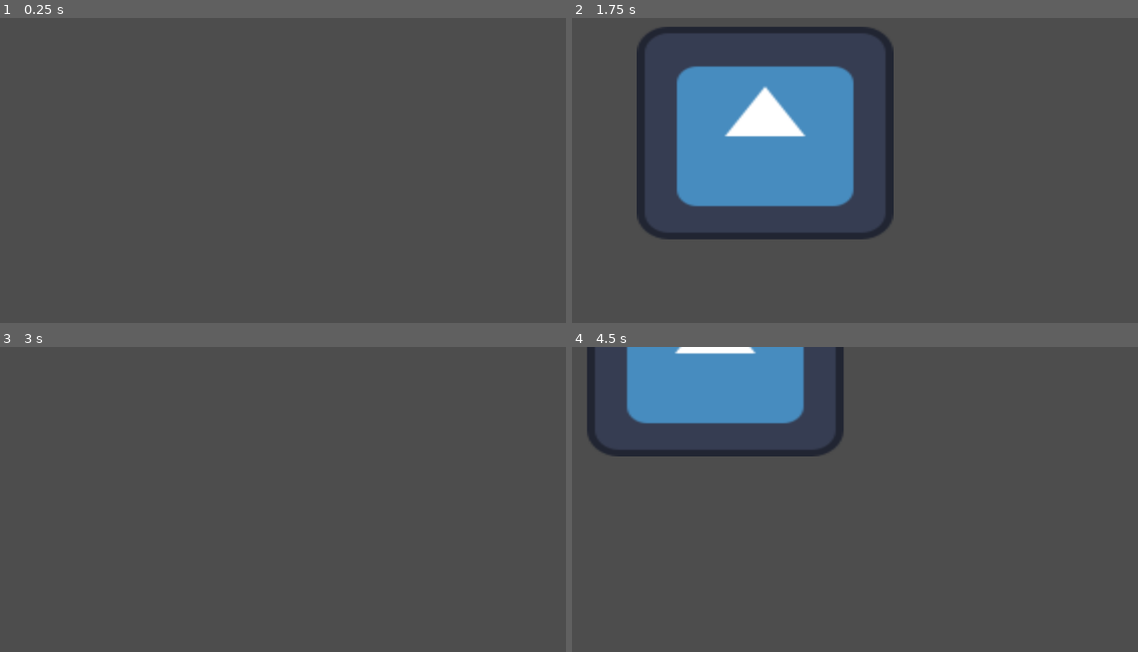
Above: before the commit, frames 1-4 (two rows, left to right).
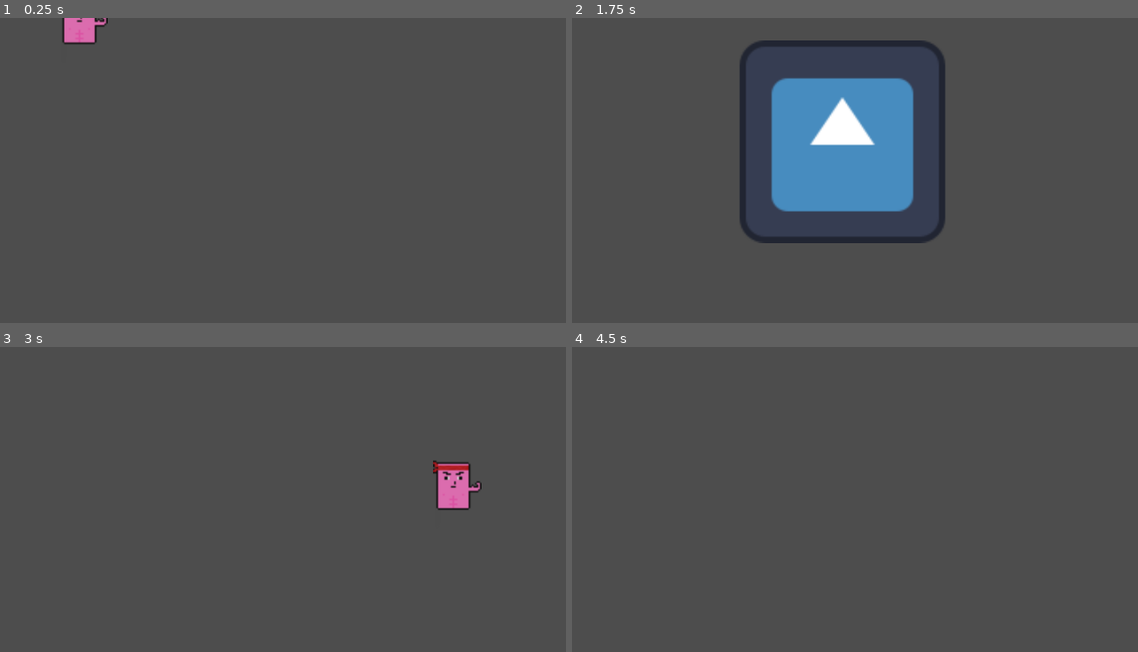
Above: after the commit, the same moments.

Repository: Tibo3103/BagarreBaignoire
Game: Godot game, scene res://area_2d.tscn
The game is run twice, just before and just after one commit, with the same random seed, the same clock (stepped at 60 frames per second) and the same inputs. The engine's default icon, where the game draws it, is replaced by a stand-in: a white triangle on a blue panel in a dark square.
Inputs:
- Up to frame 1 (0.25 s): no input
- Up to frame 2 (1.75 s): tap Enter at 0.5 s; hold D (move_right) 0.53-1.28 s; hold S (move_backward) from 1.28 s (still down)
- Up to frame 3 (3 s): release S (move_backward) at 2.03 s; hold D (move_right) 2.03-2.78 s; hold W (move_forward) from 2.78 s (still down)
- Up to frame 4 (4.5 s): release W (move_forward) at 3.53 s; hold A (move_left) from 3.53 s (still down)

The runs differ from the first frame. In frame 1, 0.6% of the frame differs, in the area x 10-20%, y 0-9%; in frame 2, 19%, in the area x 11-66%, y 2-74%; in frame 3, 1.0%; in frame 4, 9.9%.

Commit message:
cette fois c'est la bonne pour le test

Diff:
--- a/area_2d.tscn
+++ b/area_2d.tscn
@@ -2,13 +2,16 @@
 
 [ext_resource type="Texture2D" uid="uid://dah1jiu0gltau" path="res://icon.svg" id="1_35kjq"]
 [ext_resource type="Script" path="res://joueur.gd" id="1_fgcnj"]
-[ext_resource type="Texture2D" uid="uid://mbnmjlr156mn" path="res://images/Savon1test.jpg" id="2_k0nfe"]
+[ext_resource type="Texture2D" uid="uid://cgb6apd0tgk3v" path="res://images/Savon1test.png" id="2_wdrtk"]
 
 [sub_resource type="SpriteFrames" id="SpriteFrames_jxko1"]
 animations = [{
 "frames": [{
 "duration": 1.0,
-"texture": ExtResource("2_k0nfe")
+"texture": ExtResource("2_wdrtk")
+}, {
+"duration": 1.0,
+"texture": null
 }, {
 "duration": 1.0,
 "texture": ExtResource("1_35kjq")
@@ -25,11 +28,11 @@
 script = ExtResource("1_fgcnj")
 
 [node name="AnimatedSprite2D" type="AnimatedSprite2D" parent="."]
-position = Vector2(10, 5)
-scale = Vector2(3.22015, 2.6737)
+position = Vector2(134, 19)
+scale = Vector2(2.58128, 2.5464)
 sprite_frames = SubResource("SpriteFrames_jxko1")
 
 [node name="CollisionShape2D" type="CollisionShape2D" parent="."]
-position = Vector2(35, 25.5)
+position = Vector2(134, 9)
 scale = Vector2(-1.18056, -1.4717)
 shape = SubResource("RectangleShape2D_qn2oc")
Binary file changed: images/Savon1test.png
Not shown, removed: images/Savon1test.png.import
